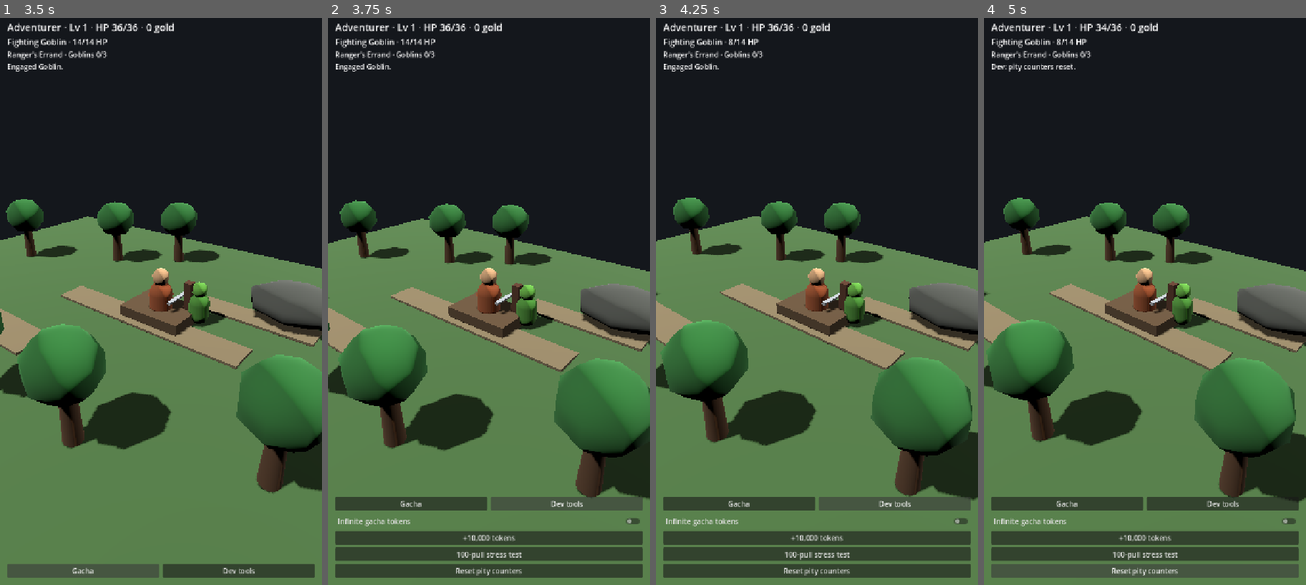
Above: before the commit, frames 1-4 (left to right).
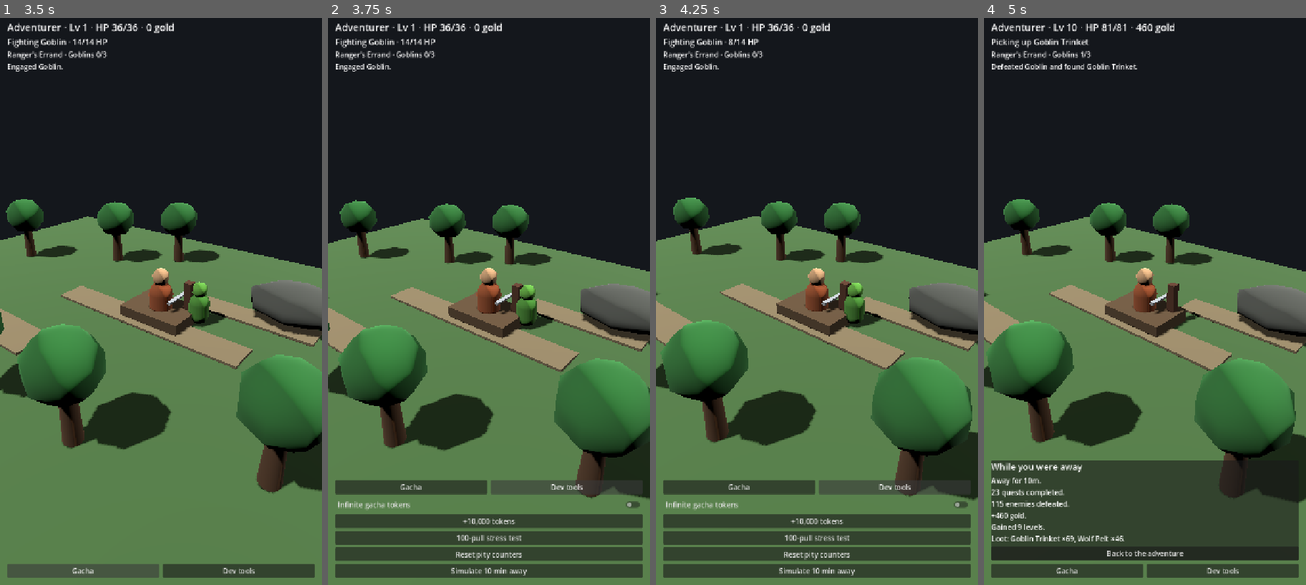
Above: after the commit, the same moments.

Repository: gabebartolo-spec/Idlerpg
Game: Godot game, scene res://main.tscn
Two runs of this game, one before a commit and one after it. Both use one fixed random seed, a clock stepped at 60 frames per second and the inputs below.
Inputs (mouse positions are in pixels of both pictures, inside the frame that each line leads up to):
- Up to frame 1 (3.5 s): click "Gacha" at 0.5 s; click "Summon x1" at 1.25 s; click "Summon x10" at 2 s; click "Gacha" at 2.75 s
- Up to frame 2 (3.75 s): click "Dev tools" at 3.5 s
- Up to frame 3 (4.25 s): no input
- Up to frame 4 (5 s): click (1145, 573) at 4.25 s, where only the run after the commit has a clickable "Simulate 10 min away"

Frame 1 is identical in both runs. In frame 2, 6.8% of the frame differs, in the area x 2-98%, y 81-99%; in frame 3, 6.8%; in frame 4, 14%, in the area x 0-100%, y 0-99%.
Error before the commit: Invalid assignment of property or key 'text' with value of type 'String' on a base object of type 'Nil'. (res://src/main.gd:438)

Commit message:
Add offline return report and autosave flow

Diff:
--- a/src/main.gd
+++ b/src/main.gd
@@ -2,6 +2,7 @@
 
 const GameStateScript = preload("res://src/game.gd")
 const AdventurerSimScript = preload("res://src/sim/adventurer_sim.gd")
+const PersistenceScript = preload("res://src/state/persistence.gd")
 
 var game: Node
 var sim: Node
@@ -23,6 +24,10 @@
 var results_label: RichTextLabel
 var gacha_panel: VBoxContainer
 var dev_panel: VBoxContainer
+var return_panel: PanelContainer
+var return_label: Label
+var pending_return_report: Dictionary = {}
+var autosave_clock: float = 0.0
 
 func _ready() -> void:
 	game = GameStateScript.new()
@@ -30,18 +35,32 @@
 	game.wallet_changed.connect(_refresh_wallet)
 
 	sim = AdventurerSimScript.new()
+	add_child(sim)
+	pending_return_report = PersistenceScript.load_and_advance(sim, game)
 	sim.event_emitted.connect(_on_sim_event)
-	add_child(sim)
 
 	_build_world()
 	_build_ui()
 	_refresh_wallet(game.gacha_tokens)
 	_refresh_sim_ui()
+	if bool(pending_return_report.get("loaded", false)) and int(pending_return_report.get("elapsed_actual", 0)) >= 5:
+		_show_return_report(pending_return_report)
 
 func _process(delta: float) -> void:
 	sim.advance(delta)
 	_sync_world(delta)
 	_refresh_sim_ui()
+
+	autosave_clock += delta
+	if autosave_clock >= 15.0:
+		autosave_clock = 0.0
+		_save_now()
+
+func _notification(what: int) -> void:
+	if sim == null or game == null:
+		return
+	if what == NOTIFICATION_APPLICATION_PAUSED or what == NOTIFICATION_WM_CLOSE_REQUEST:
+		_save_now()
 
 func _build_world() -> void:
 	world = Node3D.new()
@@ -302,6 +321,28 @@
 	bottom_column.add_theme_constant_override("separation", 8)
 	bottom.add_child(bottom_column)
 
+	return_panel = PanelContainer.new()
+	return_panel.visible = false
+	bottom_column.add_child(return_panel)
+
+	var return_column := VBoxContainer.new()
+	return_column.add_theme_constant_override("separation", 6)
+	return_panel.add_child(return_column)
+
+	var return_title := Label.new()
+	return_title.text = "While you were away"
+	return_title.add_theme_font_size_override("font_size", 20)
+	return_column.add_child(return_title)
+
+	return_label = Label.new()
+	return_label.autowrap_mode = TextServer.AUTOWRAP_WORD_SMART
+	return_column.add_child(return_label)
+
+	var return_close := Button.new()
+	return_close.text = "Back to the adventure"
+	return_close.pressed.connect(_close_return_report)
+	return_column.add_child(return_close)
+
 	var actions := HBoxContainer.new()
 	actions.add_theme_constant_override("separation", 8)
 	bottom_column.add_child(actions)
@@ -399,6 +440,11 @@
 	reset.pressed.connect(_reset_pity)
 	parent.add_child(reset)
 
+	var away := Button.new()
+	away.text = "Simulate 10 min away"
+	away.pressed.connect(_dev_simulate_away)
+	parent.add_child(away)
+
 func _toggle_gacha() -> void:
 	gacha_panel.visible = not gacha_panel.visible
 	if dev_panel != null:
@@ -423,6 +469,78 @@
 func _reset_pity() -> void:
 	game.dev_reset_pity()
 	event_label.text = "Dev: pity counters reset."
+
+func _save_now(now_unix: int = -1) -> void:
+	if sim == null or game == null:
+		return
+	PersistenceScript.save(sim, game, now_unix)
+
+func _dev_simulate_away() -> void:
+	var now_unix := int(Time.get_unix_time_from_system())
+	PersistenceScript.save(sim, game, now_unix - 600)
+	var report: Dictionary = PersistenceScript.load_and_advance(sim, game, now_unix)
+	_show_return_report(report)
+	if dev_panel != null:
+		dev_panel.visible = false
+
+func _show_return_report(report: Dictionary) -> void:
+	if return_panel == null or return_label == null:
+		return
+	return_label.text = _format_return_report(report)
+	return_panel.visible = true
+	gacha_panel.visible = false
+	if dev_panel != null:
+		dev_panel.visible = false
+
+func _close_return_report() -> void:
+	if return_panel != null:
+		return_panel.visible = false
+
+func _format_return_report(report: Dictionary) -> String:
+	var lines: Array[String] = []
+	lines.append("Away for %s." % _format_duration(int(report.get("elapsed_actual", 0))))
+
+	var quests := int(report.get("quests", 0))
+	var kills := int(report.get("kills", 0))
+	var gold_gained := int(report.get("gold", 0))
+	var levels := int(report.get("levels", 0))
+	var deaths_while_away := int(report.get("deaths", 0))
+
+	if quests > 0:
+		lines.append("%d quest%s completed." % [quests, "" if quests == 1 else "s"])
+	if kills > 0:
+		lines.append("%d enemies defeated." % kills)
+	if gold_gained > 0:
+		lines.append("+%d gold." % gold_gained)
+	if levels > 0:
+		lines.append("Gained %d level%s." % [levels, "" if levels == 1 else "s"])
+	if deaths_while_away > 0:
+		lines.append("Defeated %d time%s, but recovered." % [deaths_while_away, "" if deaths_while_away == 1 else "s"])
+
+	var loot: Dictionary = report.get("loot", {})
+	var loot_parts: Array[String] = []
+	for item_name in loot.keys():
+		loot_parts.append("%s ×%d" % [item_name, int(loot[item_name])])
+	if not loot_parts.is_empty():
+		lines.append("Loot: %s." % ", ".join(loot_parts.slice(0, 4)))
+
+	if bool(report.get("capped", false)):
+		lines.append("Prototype catch-up is currently capped at 7 days per return.")
+
+	if lines.size() == 1:
+		lines.append("No major events. Your adventurer kept moving.")
+
+	return "\n".join(lines)
+
+func _format_duration(seconds: int) -> String:
+	if seconds >= 86400:
+		var days := seconds / 86400
+		return "%dd %dh" % [days, (seconds % 86400) / 3600]
+	if seconds >= 3600:
+		return "%dh %dm" % [seconds / 3600, (seconds % 3600) / 60]
+	if seconds >= 60:
+		return "%dm" % (seconds / 60)
+	return "%ds" % seconds
 
 func _refresh_sim_ui() -> void:
 	hero_label.text = "Adventurer · Lv %d · HP %d/%d · %d gold" % [
@@ -467,6 +585,7 @@
 	if not highlights.is_empty():
 		summary += "\n" + "\n".join(highlights.slice(0, 4))
 	results_label.text = summary
+	_save_now()
 
 func _refresh_wallet(tokens: int) -> void:
 	if token_label == null:
